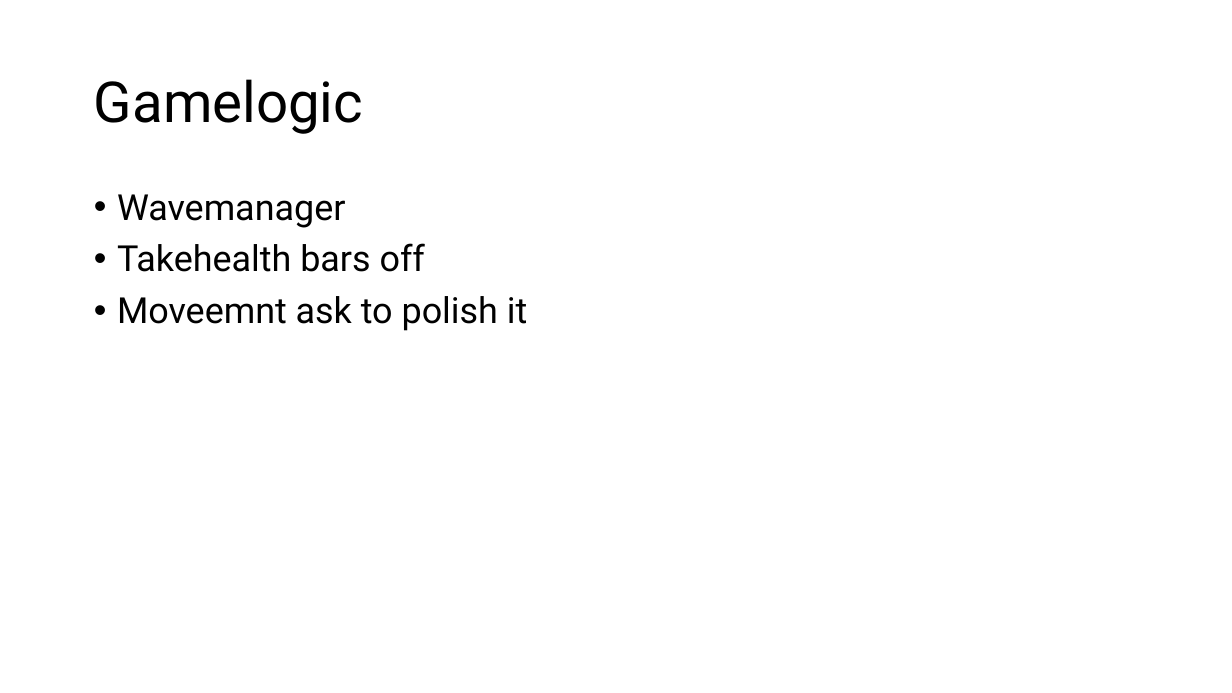
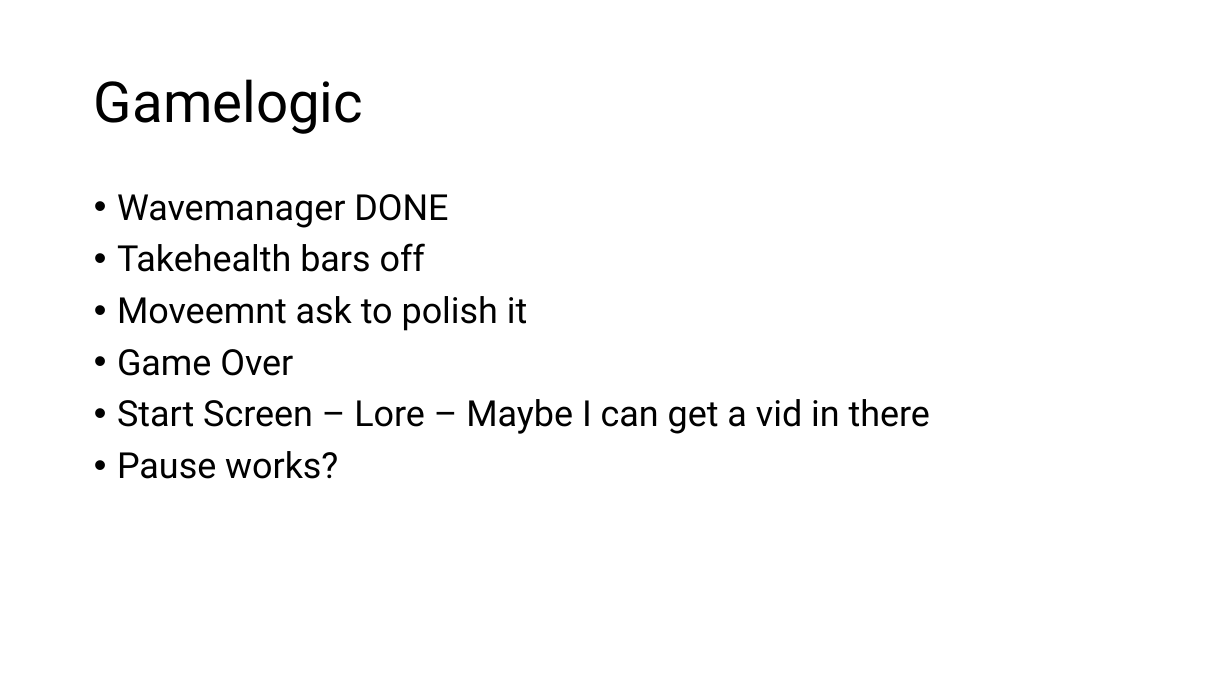
Before and after one commit to Mdot5596/Timeline-Takedown, a slide deck: slide 13 of Documentation/Report/Documentationofstuff.pptx. Drawn at 1232x693 pixels with LibreOffice and Linux fonts; fonts in the diff are those of the drawing. Boxes give left, top, right and bottom in pixels: in the first picture for what was removed or moved away, otherwise in the second. Text is boxed around its words. In the diff, an @@ line names an element or a change of style, - is before the commit and + after.

```diff
--- a/Documentation/Report/Documentationofstuff.pptx
+++ b/Documentation/Report/Documentationofstuff.pptx
@@ text at (x1=117, y1=194, x2=448, y2=228): text changed @@
-• Wavemanager
+• Wavemanager DONE
@@ text at (x1=117, y1=349, x2=930, y2=479): paragraphs added @@
+• Game Over
+• Start Screen – Lore – Maybe I can get a vid in there
+• Pause works?
```
Also in this commit, not shown: 4 other files.
